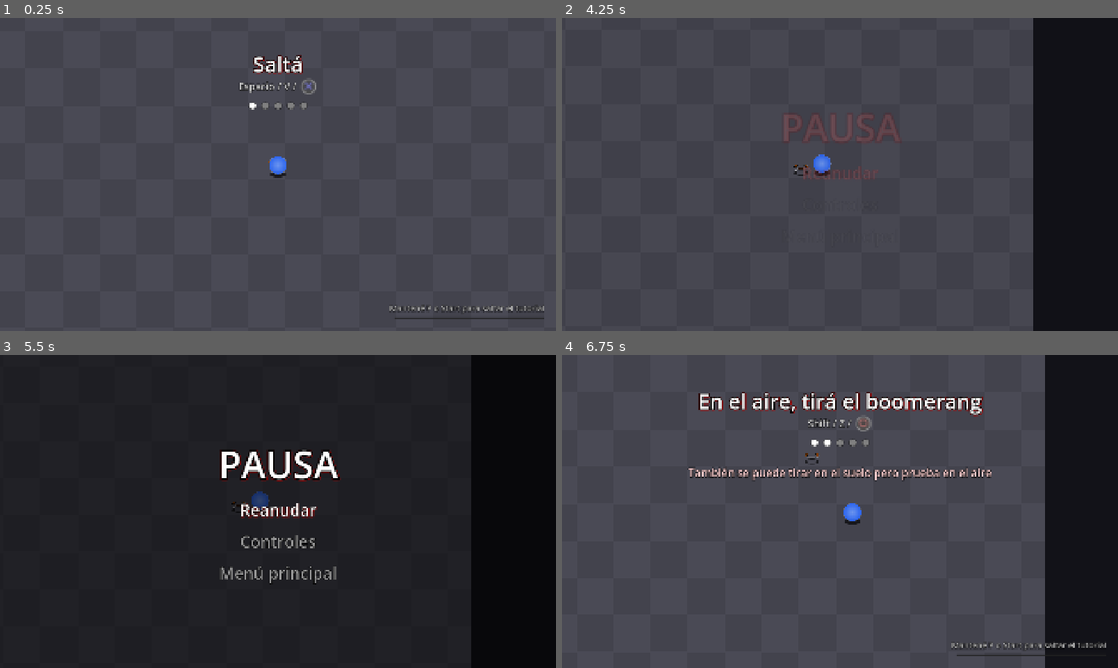
Above: before the commit, frames 1-4 (two rows, left to right).
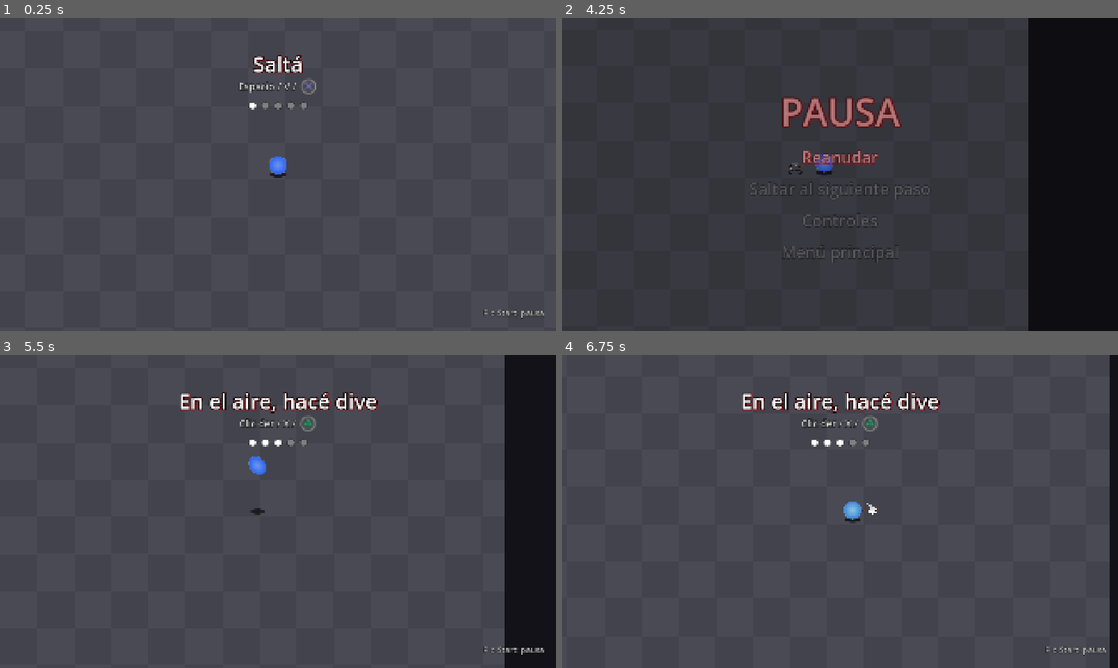
Above: after the commit, the same moments.

Repository: Lucarni-Lucas/entrega-boss-lucarni-lucas
Game: Godot game, scene res://scenes/tutorial/tutorial.tscn
Same seed, same stepped clock (60 frames per second), same inputs: the game is played once before the commit and once after it. This scene is started directly instead of the project's main scene.
Inputs (mouse positions are in pixels of both pictures, inside the frame that each line leads up to):
- Up to frame 1 (0.25 s): no input
- Up to frame 2 (4.25 s): tap Enter at 0.5 s; move the mouse to (962, 158) at 0.52 s; hold D (mover_derecha) 0.53-1.28 s; tap Z (boomerang) at 0.6, 3.6 s; click (962, 158) at 0.67 s; move the mouse to (728, 190) at 1.27 s; hold S (mover_abajo) 1.28-2.03 s; tap X (dive) at 1.35 s; click (728, 190) at 1.42 s; move the mouse to (895, 105) at 2.02 s; hold D (mover_derecha) 2.03-2.78 s; tap Space (ground_pound) at 2.1 s; click (895, 105) at 2.17 s; move the mouse to (812, 237) at 2.77 s; hold W (mover_arriba) 2.78-3.53 s; tap C (slash) at 2.85 s; click (812, 237) at 2.92 s; move the mouse to (1006, 221) at 3.52 s; hold A (mover_izquierda) from 3.53 s (still down); click (1006, 221) at 3.67 s; tap Escape (pausa) at 4.15 s
- Up to frame 3 (5.5 s): release A (mover_izquierda) at 4.25 s; click (278, 527) at 4.25 s, where only the run after the commit has a clickable "Saltar al siguiente paso"; move the mouse to (111, 464) at 5.02 s; hold A (mover_izquierda) from 5.03 s (still down); tap X (dive) at 5.1 s; click (111, 464) at 5.17 s
- Up to frame 4 (6.75 s): move the mouse to (867, 511) at 5.77 s; release A (mover_izquierda) at 5.78 s; hold S (mover_abajo) 5.78-6.53 s; tap Space (ground_pound) at 5.85 s; click (867, 511) at 5.92 s; move the mouse to (756, 433) at 6.52 s; hold D (mover_derecha) from 6.53 s (still down); tap C (slash) at 6.6 s; click (756, 433) at 6.67 s

The runs differ from the first frame. In frame 1, 0.4% of the frame differs, in the area x 70-98%, y 91-97%; in frame 2, 4.5%; in frame 3, 90%, in the area x 0-98%, y 0-100%; in frame 4, 15%.
Error in both runs: Invalid access to property or key 'en_vuelo' on a base object of type 'Nil'. (res://scenes/player/boomerang.gd:70)

Commit message:
saco mantener para saltear tutorial y agrego saltar paso en pausa

Diff:
--- a/entrega-boss-lucarni-lucas/scenes/tutorial/tutorial.gd
+++ b/entrega-boss-lucarni-lucas/scenes/tutorial/tutorial.gd
@@ -1,6 +1,4 @@
 extends CanvasLayer
-
-signal pausa_pedida
 
 enum Accion { SALTO, LANZAMIENTO, DIVE, REBOTE, GROUND_POUND }
 enum Fase { VERBOS, CADENA, CONSEJOS }
@@ -36,8 +34,6 @@
 var _espera := 0.0
 var _al_terminar_espera: Callable
 var _tiempo_aviso := 0.0
-var _tiempo_saltar := 0.0
-var _esperar_soltar := false
 var _bloqueado := false
 
 @onready var _pasos: Control = $Pasos
@@ -50,7 +46,6 @@
 @onready var _cadena: HBoxContainer = $Pasos/Cadena
 @onready var _pasos_cadena: Array[Label] = [$Pasos/Cadena/Saltar, $Pasos/Cadena/Boomerang, $Pasos/Cadena/Dive, $Pasos/Cadena/Rebote, $Pasos/Cadena/GroundPound]
 @onready var _aviso: Label = $Pasos/Aviso
-@onready var _barra_saltar: ProgressBar = $Pasos/BarraSaltar
 @onready var _consejos: Control = $Consejos
 @onready var _empezar: Button = $Consejos/Contenido/Empezar
 @onready var _reintentar: Button = $Consejos/Contenido/ReintentarCadena
@@ -71,7 +66,6 @@
 
 
 func _process(delta: float) -> void:
-	_actualizar_saltar(delta)
 	if _tiempo_aviso > 0.0:
 		_tiempo_aviso -= delta
 		_aviso.visible = _tiempo_aviso > 0.0
@@ -111,9 +105,30 @@
 func _on_menu_partida_reanudo() -> void:
 	visible = true
 	get_tree().paused = false
-	_esperar_soltar = true
 	if _fase == Fase.CONSEJOS and not _bloqueado:
 		_empezar.grab_focus()
+
+
+func _on_menu_partida_saltar_paso_pedido() -> void:
+	_ocultar_aviso()
+	if _espera > 0.0:
+		_espera = 0.0
+		_al_terminar_espera.call()
+	elif _fase == Fase.VERBOS:
+		_paso += 1
+		_actualizar_puntos()
+		if _paso < _PASOS.size():
+			_mostrar_verbo()
+		else:
+			_empezar_cadena()
+	elif _fase == Fase.CADENA:
+		_cadenas += 1
+		if _terminaron_las_cadenas():
+			_mostrar_consejos()
+		else:
+			_empezar_cadena()
+	else:
+		_ir_a_la_partida()
 
 
 func _escuchando() -> bool:
@@ -178,10 +193,14 @@
 	if _paso < _PASOS.size():
 		return
 	_cadenas += 1
-	if _reintento or _cadenas >= params.cadenas_necesarias:
+	if _terminaron_las_cadenas():
 		_celebrar("¡CADENA COMPLETA!", "", params.duracion_final, _mostrar_consejos)
 	else:
 		_celebrar("¡Bien!", "Una vez más", params.duracion_bien, _empezar_cadena)
+
+
+func _terminaron_las_cadenas() -> bool:
+	return _reintento or _cadenas >= params.cadenas_necesarias
 
 
 func _romper_cadena() -> void:
@@ -230,23 +249,6 @@
 			etiqueta.add_theme_color_override("font_color", Color.WHITE if i == _paso else color_inactivo)
 			etiqueta.add_theme_color_override("font_shadow_color", Color.TRANSPARENT)
 		etiqueta.get_node("Marca").visible = i == _paso
-
-
-func _actualizar_saltar(delta: float) -> void:
-	if _fase == Fase.CONSEJOS:
-		return
-	var apretado := Input.is_action_pressed("pausa")
-	if _esperar_soltar:
-		_esperar_soltar = apretado
-		return
-	if apretado:
-		_tiempo_saltar += delta
-		if _tiempo_saltar >= params.tiempo_mantener_saltar:
-			_ir_a_la_partida()
-	elif _tiempo_saltar > 0.0:
-		_tiempo_saltar = 0.0
-		pausa_pedida.emit()
-	_barra_saltar.value = _tiempo_saltar / params.tiempo_mantener_saltar
 
 
 func _mostrar_consejos() -> void:
--- a/entrega-boss-lucarni-lucas/scenes/tutorial/tutorial.tscn
+++ b/entrega-boss-lucarni-lucas/scenes/tutorial/tutorial.tscn
@@ -15,20 +15,6 @@
 [sub_resource type="RectangleShape2D" id="RectangleShape2D_vertical"]
 size = Vector2(40, 1580)
 
-[sub_resource type="StyleBoxFlat" id="StyleBoxFlat_barra_fondo"]
-bg_color = Color(0.13333334, 0.13333334, 0.13333334, 0.8)
-corner_radius_top_left = 3
-corner_radius_top_right = 3
-corner_radius_bottom_right = 3
-corner_radius_bottom_left = 3
-
-[sub_resource type="StyleBoxFlat" id="StyleBoxFlat_barra_relleno"]
-bg_color = Color(1, 1, 1, 1)
-corner_radius_top_left = 3
-corner_radius_top_right = 3
-corner_radius_bottom_right = 3
-corner_radius_bottom_left = 3
-
 [node name="Tutorial" type="Node2D"]
 
 [node name="Suelo" type="TextureRect" parent="."]
@@ -337,7 +323,7 @@
 horizontal_alignment = 1
 vertical_alignment = 1
 
-[node name="Saltar" type="Label" parent="Guia/Pasos"]
+[node name="AvisoPausa" type="Label" parent="Guia/Pasos"]
 layout_mode = 1
 anchors_preset = 3
 anchor_left = 1.0
@@ -345,38 +331,18 @@
 anchor_right = 1.0
 anchor_bottom = 1.0
 offset_left = -1000.0
-offset_top = -100.0
+offset_top = -84.0
 offset_right = -40.0
-offset_bottom = -56.0
+offset_bottom = -40.0
 grow_horizontal = 0
 grow_vertical = 0
 theme_override_colors/font_color = Color(0.7, 0.7, 0.7, 1)
 theme_override_colors/font_shadow_color = Color(1, 0, 0, 0)
 theme_override_constants/outline_size = 6
 theme_override_font_sizes/font_size = 28
-text = "Mantené P o Start para saltar el tutorial"
+text = "P o Start: pausa"
 horizontal_alignment = 2
 vertical_alignment = 1
-
-[node name="BarraSaltar" type="ProgressBar" parent="Guia/Pasos"]
-layout_mode = 1
-anchors_preset = 3
-anchor_left = 1.0
-anchor_top = 1.0
-anchor_right = 1.0
-anchor_bottom = 1.0
-offset_left = -560.0
-offset_top = -48.0
-offset_right = -40.0
-offset_bottom = -42.0
-grow_horizontal = 0
-grow_vertical = 0
-mouse_filter = 2
-theme_override_styles/background = SubResource("StyleBoxFlat_barra_fondo")
-theme_override_styles/fill = SubResource("StyleBoxFlat_barra_relleno")
-max_value = 1.0
-step = 0.0
-show_percentage = false
 
 [node name="Consejos" type="Control" parent="Guia"]
 visible = false
@@ -469,9 +435,9 @@
 [node name="MenuPartida" parent="." instance=ExtResource("7_pausa")]
 escena_menu = "uid://c0rkujp15f28n"
 params = ExtResource("8_ronda")
-abrir_con_tecla = false
+con_saltar_paso = true
 
 [connection signal="reboto" from="Entidades/Player" to="Guia" method="_on_player_reboto"]
-[connection signal="pausa_pedida" from="Guia" to="MenuPartida" method="pausar"]
 [connection signal="pauso" from="MenuPartida" to="Guia" method="_on_menu_partida_pauso"]
 [connection signal="reanudo" from="MenuPartida" to="Guia" method="_on_menu_partida_reanudo"]
+[connection signal="saltar_paso_pedido" from="MenuPartida" to="Guia" method="_on_menu_partida_saltar_paso_pedido"]
--- a/entrega-boss-lucarni-lucas/scenes/ui/menu_partida.gd
+++ b/entrega-boss-lucarni-lucas/scenes/ui/menu_partida.gd
@@ -2,12 +2,13 @@
 
 signal pauso
 signal reanudo
+signal saltar_paso_pedido
 
 @export_range(0, 1, 0.05, "suffix:s") var duracion_entrada := 0.2
 @export_file("*.tscn") var escena_menu: String
 @export var params: RondaParams
 @export_range(0, 1, 0.05) var alpha_bloqueado := 0.35
-@export var abrir_con_tecla := true
+@export var con_saltar_paso := false
 @export var titulos_derrota: Array[String] = ["¡UNA MÁS!", "¡NO TE RINDAS!"]
 
 var _en_pausa := false
@@ -18,6 +19,7 @@
 @onready var _opciones: VBoxContainer = $Contenido/Opciones
 @onready var _titulo: Label = $Contenido/Opciones/Titulo
 @onready var _reanudar: Button = $Contenido/Opciones/Reanudar
+@onready var _saltar_paso: Button = $Contenido/Opciones/SaltarPaso
 @onready var _reintentar: Button = $Contenido/Opciones/Reintentar
 @onready var _boton_controles: Button = $Contenido/Opciones/Controles
 @onready var _menu_principal: Button = $Contenido/Opciones/MenuPrincipal
@@ -26,6 +28,7 @@
 
 func _ready() -> void:
 	_reanudar.pressed.connect(_reanudar_partida)
+	_saltar_paso.pressed.connect(_on_saltar_paso_pressed)
 	_reintentar.pressed.connect(_on_reintentar_pressed)
 	_boton_controles.pressed.connect(_abrir_controles)
 	_menu_principal.pressed.connect(_on_menu_principal_pressed)
@@ -38,10 +41,8 @@
 	if event.is_action_pressed("pausa"):
 		if _en_pausa:
 			_reanudar_partida()
-		elif abrir_con_tecla:
+		else:
 			pausar()
-		else:
-			return
 		get_viewport().set_input_as_handled()
 
 
@@ -68,10 +69,16 @@
 	reanudo.emit()
 
 
+func _on_saltar_paso_pressed() -> void:
+	saltar_paso_pedido.emit()
+	_reanudar_partida()
+
+
 func _mostrar(titulo: String, en_pausa: bool) -> void:
 	_titulo.text = titulo
 	_reanudar.visible = en_pausa
 	_boton_controles.visible = en_pausa
+	_saltar_paso.visible = en_pausa and con_saltar_paso
 	_reintentar.visible = not en_pausa
 	visible = true
 	_contenido.modulate.a = 0.0
--- a/entrega-boss-lucarni-lucas/scenes/ui/menu_partida.tscn
+++ b/entrega-boss-lucarni-lucas/scenes/ui/menu_partida.tscn
@@ -54,6 +54,11 @@
 layout_mode = 2
 text = "Reanudar"
 
+[node name="SaltarPaso" parent="Contenido/Opciones" unique_id=1288452097 instance=ExtResource("1_yskbd")]
+visible = false
+layout_mode = 2
+text = "Saltar al siguiente paso"
+
 [node name="Reintentar" parent="Contenido/Opciones" unique_id=1953770858 instance=ExtResource("1_yskbd")]
 layout_mode = 2
 text = "Reintentar"
--- a/entrega-boss-lucarni-lucas/scripts/params/tutorial_params.gd
+++ b/entrega-boss-lucarni-lucas/scripts/params/tutorial_params.gd
@@ -9,8 +9,5 @@
 @export_range(0.1, 3, 0.05, "suffix:s") var duracion_final: float = 1.2
 @export_range(0.5, 5, 0.1, "suffix:s") var duracion_aviso: float = 2.0
 
-@export_group("Saltar tutorial")
-@export_range(0.2, 3, 0.1, "suffix:s") var tiempo_mantener_saltar: float = 1.0
-
 @export_group("Consejos")
 @export_range(0, 3, 0.1, "suffix:s") var bloqueo_consejos: float = 1.0
